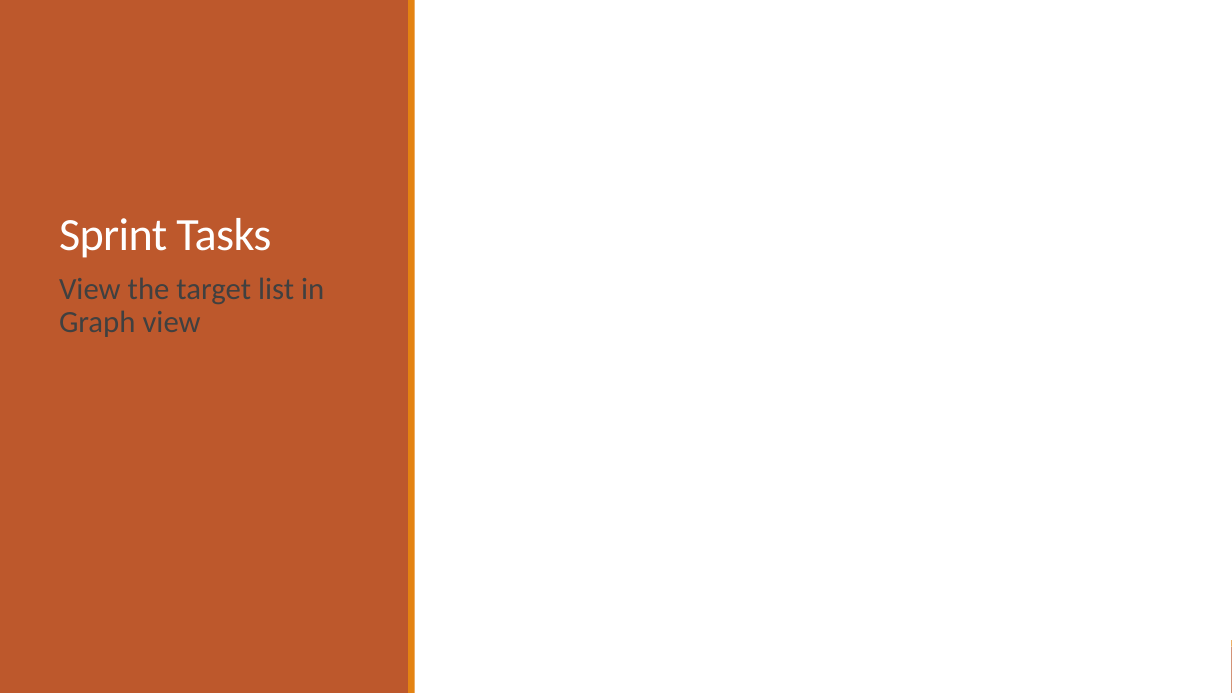
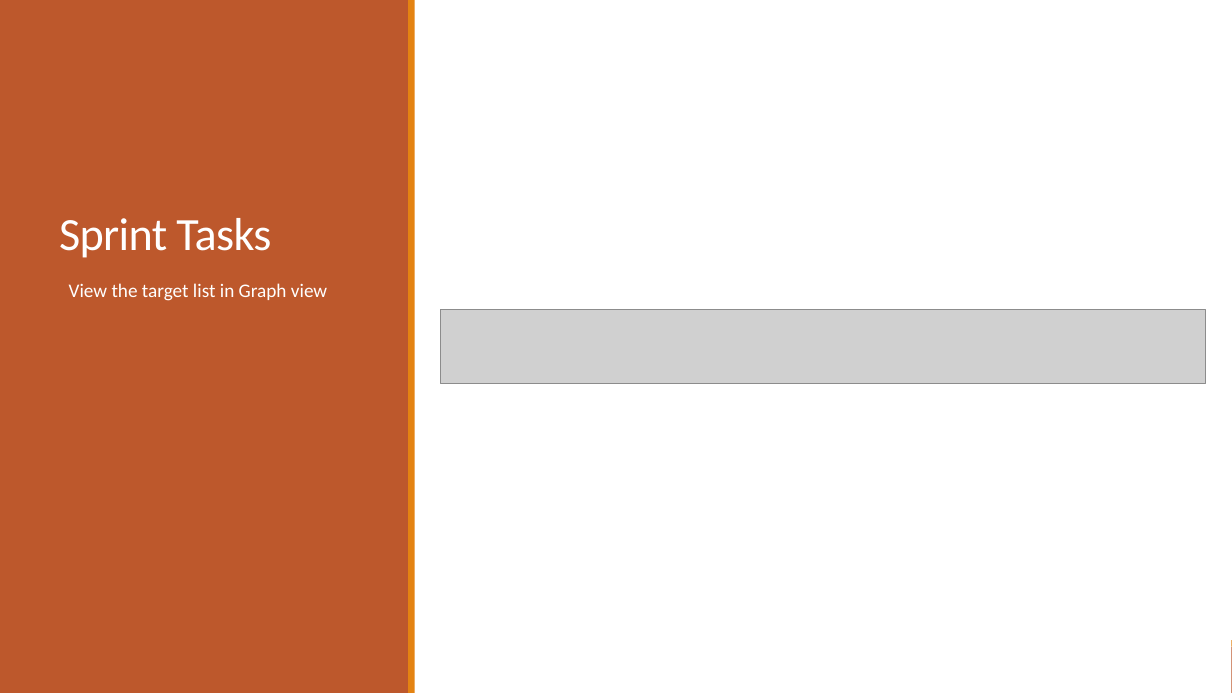
Before and after one commit to 2012215434/CS744, a slide deck: slide 7 of documents/set5/Presentation5.pptx. Drawn at 1232x693 pixels with LibreOffice and Linux fonts; fonts in the diff are those of the drawing; grey boxes stand for pictures. Boxes give left, top, right and bottom in pixels: in the first picture for what was removed or moved away, otherwise in the second. Text is boxed around its words. In the diff, an @@ line names an element or a change of style, - is before the commit and + after.

Commit message:
modified ppt5

```diff
--- a/documents/set5/Presentation5.pptx
+++ b/documents/set5/Presentation5.pptx
@@ text "View the target list in ...": place and size @@
-text "View the target list in ..." at bbox=[59, 277, 324, 337]
+text "View the target list in ..." at bbox=[69, 283, 327, 301]
@@ text "View the target list in ..." at bbox=[69, 283, 327, 301]: size 24 to 15 pt, text colour #404040 to #FFFFFF; bullet   to none; less space between paragraphs @@
@@ picture added at bbox=[440, 310, 1205, 384] @@
```
Also in this commit, not shown: 2 other slides changed, 1 other file.
